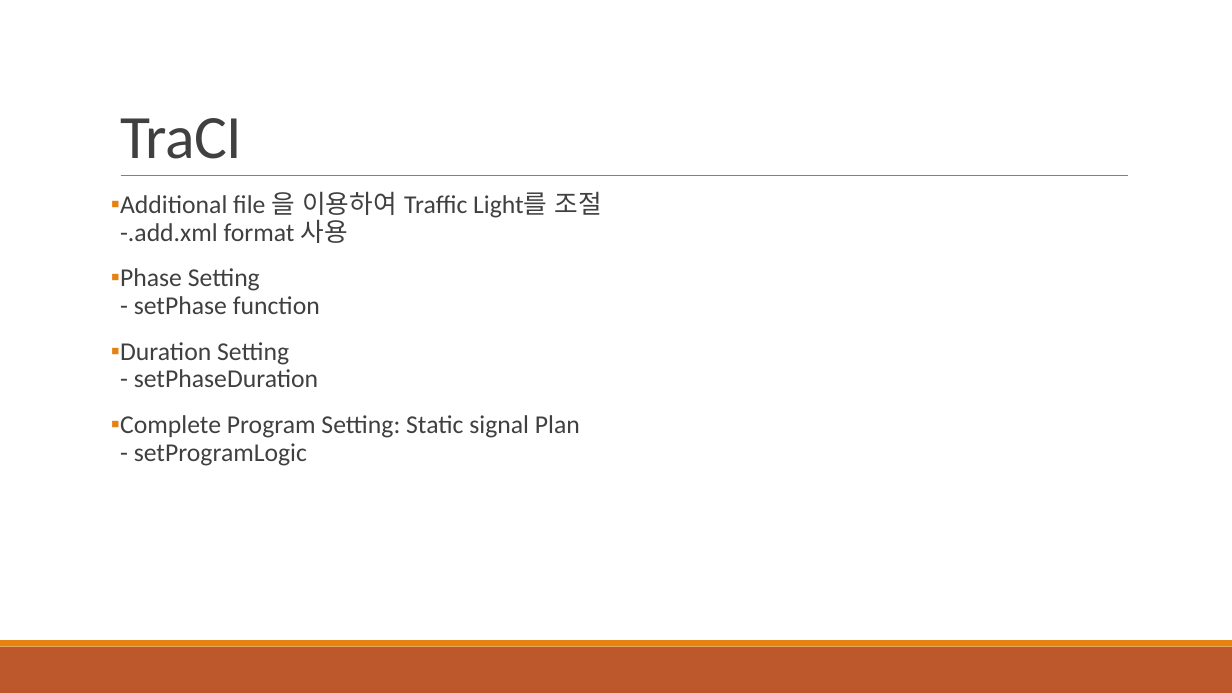
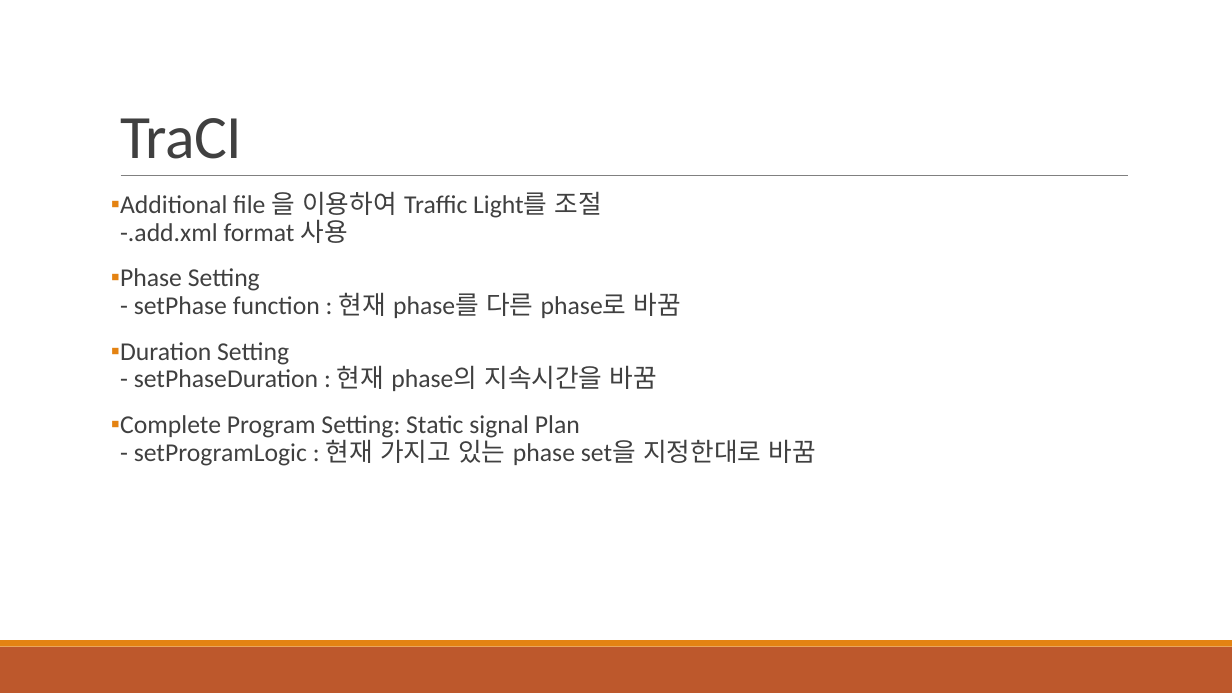
Before and after one commit to 3neutronstar/traffic-optimization_RL, a slide deck: slide 9 of 1st_Seminar(강민수).pptx (slide 7 before the commit). Drawn at 1232x693 pixels with LibreOffice and Linux fonts; fonts in the diff are those of the drawing. Boxes give left, top, right and bottom in pixels: in the first picture for what was removed or moved away, otherwise in the second. Text is boxed around its words. In the diff, an @@ line names an element or a change of style, - is before the commit and + after.

```diff
--- a/1st_Seminar(강민수).pptx
+++ b/1st_Seminar(강민수).pptx
@@ text at bbox=[120, 268, 816, 466]: text changed @@
-▪ Phase Setting
-  - setPhase function
-▪ Duration Setting
-  - setPhaseDuration
-▪ Complete Program Setting: Static signal Plan
-  - setProgramLogic
+▪ Phase Setting
+  - setPhase function : 현재 phase를 다른 phase로 바꿈
+▪ Duration Setting
+  - setPhaseDuration : 현재 phase의 지속시간을 바꿈
+▪ Complete Program Setting: Static signal Plan
+  - setProgramLogic : 현재 가지고 있는 phase set을 지정한대로 바꿈
```
Also in this commit, not shown: 3 other slides changed, 2 slides added, 26 other files.
